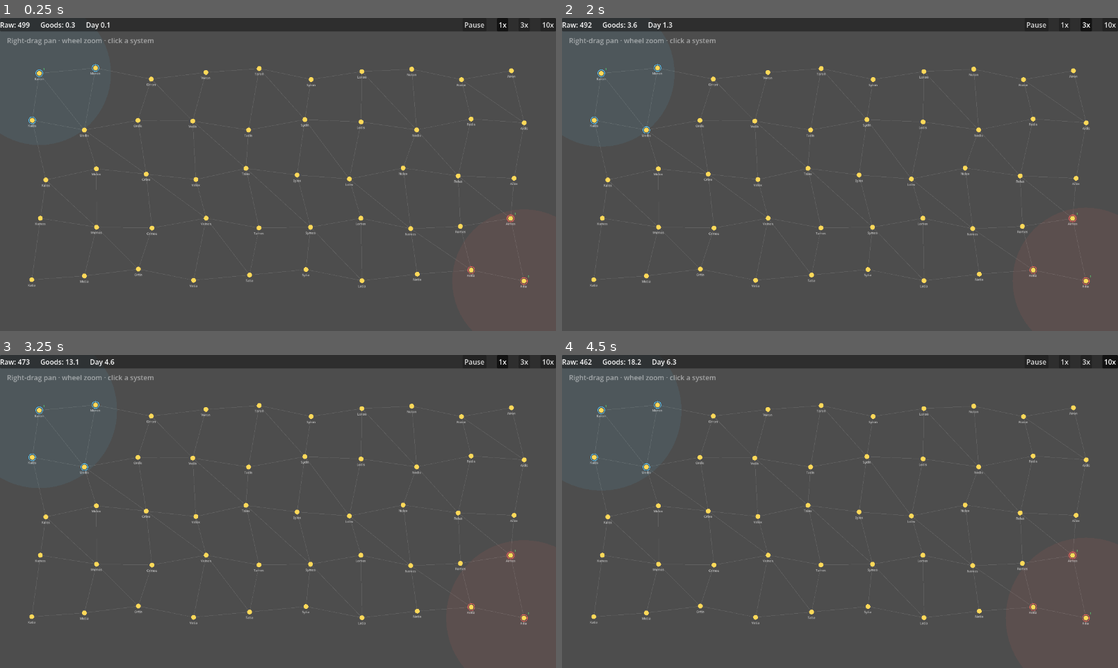
Above: before the commit, frames 1-4 (two rows, left to right).
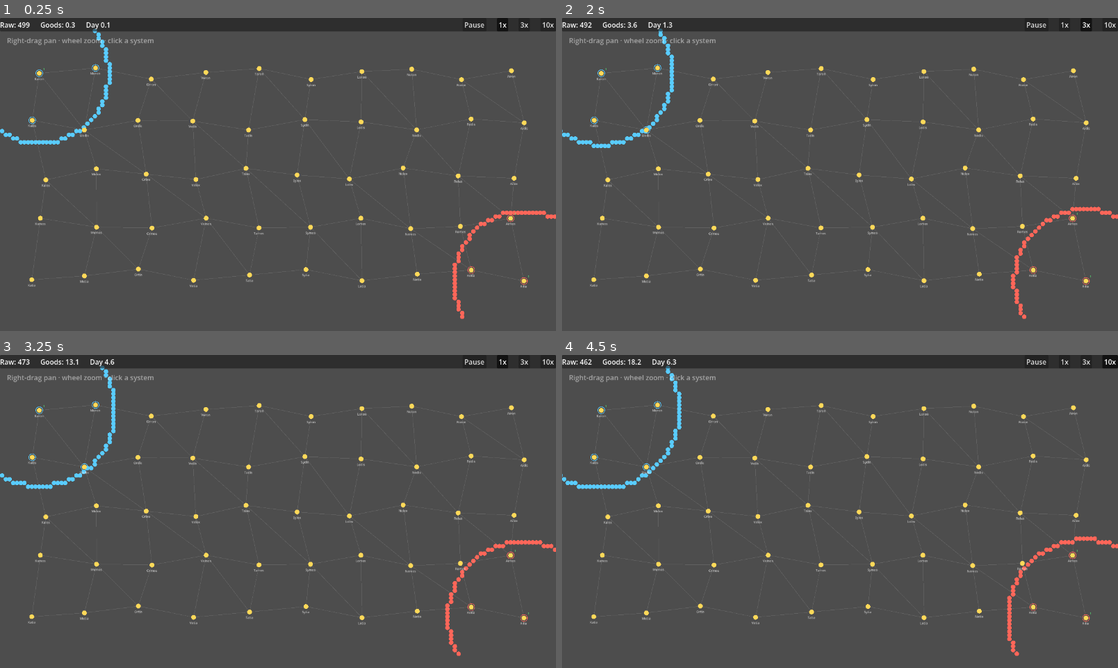
Above: after the commit, the same moments.

Repository: evyatarmitz/reach
Game: Godot game, scene res://game/main.tscn
The game is run twice, just before and just after one commit, with the same random seed, the same clock (stepped at 60 frames per second) and the same inputs.
Inputs:
- Up to frame 1 (0.25 s): no input
- Up to frame 2 (2 s): click "1x" at 0.5 s; click "3x" at 1.25 s
- Up to frame 3 (3.25 s): click "10x" at 2 s; click "1x" at 2.75 s
- Up to frame 4 (4.5 s): click "3x" at 3.5 s; click "10x" at 4.25 s

The runs differ from the first frame. In frame 1, 0.9% of the frame differs, in the area x 0-100%, y 3-97%; in frame 2, 0.9%; in frame 3, 1.0%; in frame 4, 1.0%.

Commit message:
0.8.0 - deformed influence borders (field calc + bold colored edge)
- Influence is now a sampled scalar field instead of overlapping translucent
  circles. sim.empire_claim_at(point): an empire's sources that REACH the point
  combine by influences ADD (friction/gang-up across systems), effective
  distance = influence-weighted mean; claim = i/r. sim.point_owner(point) =
  argmax empire, or -1 if no bubble reaches. Range never adds (reach-gated per
  source), so non-overlapping bubbles leave neutral space and only overlapping
  ones form a border; the boundary sits at r1/r2 = i1/i2. Within-system
  non-stacking is preserved automatically (sources use system_influence = max).
- Render: main.gd samples the field on a world grid (refreshed on a 0.3s timer
  since borders drift slowly) and draws each frontier cell as a bold dot in its
  empire's colour. A hostile seam shows BOTH colours as two parallel bands
  (each empire's edge sits inside its own territory), and it deforms with the
  influence balance rather than being a straight line. Replaces the old
  translucent bubble fill.
- 71 headless tests (6 new, all pass): ratio-border ownership flip, unreachable
  = unclaimed, non-overlapping bubbles leave a neutral gap, friction raises a
  claim when a second friendly source reaches, same-system non-stacking under
  the field.
- perf: coarse CPU grid (~11k cells x 2 empires x 50 systems every 0.3s) is fine
  here; a fragment shader is the noted upgrade if it ever hitches. Edge is blocky
  at cell resolution; marching-squares smoothing is a later polish.

Diff:
--- a/desktop/game/main.gd
+++ b/desktop/game/main.gd
@@ -18,10 +18,21 @@
 const ZOOM_MIN := 0.35
 const ZOOM_MAX := 2.5
 
+# Border field: sampled on a world grid, refreshed on a timer (borders drift
+# slowly, so per-frame recompute is wasted work). Each entry is [center, color]
+# for a frontier cell — drawn as a dot at the cell's own centre so each empire's
+# edge sits inside its territory and hostile seams show BOTH colours.
+const BORDER_CELL := 14.0
+const BORDER_REFRESH := 0.3
+
 var cam: Camera2D
 var _panning := false
 var _galaxy_cam_pos := Vector2.ZERO   # persisted galaxy pan/zoom across view switches
 var _galaxy_cam_zoom := 1.0
+var _map_lo := Vector2.ZERO
+var _map_hi := Vector2.ZERO
+var _border_segments: Array = []
+var _border_timer := 0.0
 
 var raw_label: Label
 var goods_label: Label
@@ -54,6 +65,8 @@
 	for sys in sim.systems.values():
 		lo = lo.min(sys.map_pos)
 		hi = hi.max(sys.map_pos)
+	_map_lo = lo
+	_map_hi = hi
 	var vp := get_viewport_rect().size
 	var span := (hi - lo) + Vector2(240, 240)  # margin so edge systems aren't clipped
 	_galaxy_cam_pos = (lo + hi) * 0.5
@@ -70,9 +83,50 @@
 		while day_accum >= SimConstants.TICK_DAYS:
 			sim.tick(SimConstants.TICK_DAYS)
 			day_accum -= SimConstants.TICK_DAYS
+	if view_system_id == -1:
+		_border_timer -= delta
+		if _border_timer <= 0.0:
+			_border_timer = BORDER_REFRESH
+			_recompute_borders()
 	_apply_camera()
 	_refresh_ui()
 	queue_redraw()
+
+
+# Sample the influence field on a world grid and emit bold colored edges where
+# the owning empire changes — the deformed border. Blocky at cell resolution;
+# fine enough here, could be marching-squares-smoothed later.
+func _recompute_borders() -> void:
+	_border_segments.clear()
+	var lo := _map_lo - Vector2(140, 140)
+	var hi := _map_hi + Vector2(140, 140)
+	var cols := int((hi.x - lo.x) / BORDER_CELL) + 1
+	var rows := int((hi.y - lo.y) / BORDER_CELL) + 1
+	var owner := PackedInt32Array()
+	owner.resize(cols * rows)
+	for gy in rows:
+		for gx in cols:
+			owner[gy * cols + gx] = sim.point_owner(
+				Vector2(lo.x + gx * BORDER_CELL, lo.y + gy * BORDER_CELL))
+	for gy in rows:
+		for gx in cols:
+			var o := owner[gy * cols + gx]
+			if o == -1:
+				continue
+			# A frontier cell = owned, with at least one differing IN-GRID
+			# 4-neighbor (enemy or neutral). The grid edge itself is just the
+			# sampling boundary, not a border, so out-of-bounds doesn't count.
+			# Record its own centre in its own colour, so a hostile seam becomes
+			# two parallel colour bands, one per empire.
+			var frontier := \
+				(gx + 1 < cols and owner[gy * cols + gx + 1] != o) or \
+				(gx - 1 >= 0 and owner[gy * cols + gx - 1] != o) or \
+				(gy + 1 < rows and owner[(gy + 1) * cols + gx] != o) or \
+				(gy - 1 >= 0 and owner[(gy - 1) * cols + gx] != o)
+			if frontier:
+				_border_segments.append([
+					Vector2(lo.x + gx * BORDER_CELL, lo.y + gy * BORDER_CELL),
+					sim.empires[o].color])
 
 
 # Galaxy view: free pan/zoom (persisted). System view: locked so SYSTEM_CENTER
@@ -149,14 +203,10 @@
 
 func _draw_galaxy() -> void:
 	var font := ThemeDB.fallback_font
-	# Influence bubbles first, under everything else.
-	for sys in sim.systems.values():
-		for e in sim.empires.values():
-			var reach: float = sim.influence_reach(sys.id, e.id)
-			if reach > 0.0:
-				var fill: Color = e.color
-				fill.a = 0.08
-				draw_circle(sys.map_pos, reach, fill)
+	# Deformed influence borders (bold, in each empire's colour), under the rest.
+	# Dots at frontier-cell centres; adjacent cells overlap into a solid edge.
+	for seg in _border_segments:
+		draw_circle(seg[0], BORDER_CELL * 0.6, seg[1])
 	for lane in sim.lanes:
 		draw_line(sim.systems[lane[0]].map_pos, sim.systems[lane[1]].map_pos,
 			Color(1, 1, 1, 0.13), 1.5)
@@ -332,6 +382,7 @@
 	speed_idx = 0
 	for i in 3000:  # 300 days
 		sim.tick(SimConstants.TICK_DAYS)
+	_recompute_borders()
 	await RenderingServer.frame_post_draw
 	await RenderingServer.frame_post_draw
 	get_viewport().get_texture().get_image().save_png("user://autoshot_galaxy.png")
--- a/desktop/sim/sim.gd
+++ b/desktop/sim/sim.gd
@@ -215,6 +215,49 @@
 	return system_owner(system_id) == empire_id
 
 
+# --- influence field (deformed borders) --------------------------------------
+# The border between empires is the boundary of a scalar field, sampled by the
+# renderer. At any world point, an empire's claim combines its sources that
+# REACH the point: influences ADD (friction/gang-up across systems) while the
+# effective distance is their influence-weighted mean. Range never adds — a
+# source only contributes within its own reach A2*i, so non-overlapping bubbles
+# leave neutral space between them and only overlapping ones form a border.
+# Within a system, sources are already collapsed to the max (system_influence),
+# so same-system colonies don't stack; only different systems add.
+func empire_claim_at(pos: Vector2, empire_id: int) -> float:
+	var sum_i := 0.0
+	var sum_ri := 0.0
+	for sys in systems.values():
+		var inf := system_influence(sys.id, empire_id)
+		if inf <= 0.0:
+			continue
+		var d := pos.distance_to(sys.map_pos)
+		if d > SimConstants.BORDER_A2 * inf:   # reach-gated: bubble radius
+			continue
+		sum_i += inf
+		sum_ri += d * inf
+	if sum_i <= 0.0:
+		return 0.0
+	var r_comb := sum_ri / sum_i
+	if r_comb <= 0.0:
+		return INF   # exactly on a source
+	return sum_i / r_comb
+
+
+# Which empire holds a world point (-1 if none reaches it). Free space in reach
+# of a single empire is claimed; where two overlap, the stronger combined claim
+# wins and the boundary sits at r1/r2 = i1/i2.
+func point_owner(pos: Vector2) -> int:
+	var best := -1
+	var best_claim := 0.0
+	for e in empires.values():
+		var c := empire_claim_at(pos, e.id)
+		if c > best_claim:
+			best_claim = c
+			best = e.id
+	return best
+
+
 # --- neighbor bonus (vision.md: cluster-across-systems) ----------------------
 
 # Growth multiplier for a colony from same-empire established centers in OTHER
--- a/desktop/tests/run_tests.gd
+++ b/desktop/tests/run_tests.gd
@@ -52,6 +52,7 @@
 	_test_influence_nonstacking()
 	_test_influence_gating()
 	_test_border_contest()
+	_test_influence_field()
 	_test_neighbor_bonus()
 	_test_ai_rival()
 	_test_mining()
@@ -197,6 +198,55 @@
 
 # Build a fresh empire with a subject colony in system A and configurable
 # established centers in other systems, all with unlimited supply.
+func _test_influence_field() -> void:
+	# Two hostile single sources positioned so their bubbles overlap.
+	# E1 at (0,0) i=200 reach=360; E2 at (300,0) i=100 reach=180. Overlap x in
+	# [120,360]; ratio border r1/r2=i1/i2=2 → x=200 on the connecting line.
+	var sim := Sim.new()
+	var e1 := sim.add_empire("A", Color.RED)
+	var e2 := sim.add_empire("B", Color.BLUE)
+	var sa := sim.add_system("A")
+	sa.map_pos = Vector2.ZERO
+	sim.inject_colony(e1.id, sim.add_planet(sa.id, "a").id, 200.0, true)
+	var sb := sim.add_system("B")
+	sb.map_pos = Vector2(300, 0)
+	sim.inject_colony(e2.id, sim.add_planet(sb.id, "b").id, 100.0, true)
+	check(sim.point_owner(Vector2(150, 0)) == e1.id,
+		"field: point left of the ratio border belongs to the stronger empire")
+	check(sim.point_owner(Vector2(250, 0)) == e2.id,
+		"field: point right of the ratio border belongs to the weaker empire")
+	check(sim.point_owner(Vector2(5000, 0)) == -1,
+		"field: point beyond every bubble's reach is unclaimed")
+	# Non-overlapping bubbles leave neutral space between (range never adds).
+	var sim2 := Sim.new()
+	var f1 := sim2.add_empire("A", Color.RED)
+	var f2 := sim2.add_empire("B", Color.BLUE)
+	var s1 := sim2.add_system("A")
+	s1.map_pos = Vector2.ZERO
+	sim2.inject_colony(f1.id, sim2.add_planet(s1.id, "a").id, 50.0, true)  # reach 90
+	var s2 := sim2.add_system("B")
+	s2.map_pos = Vector2(300, 0)
+	sim2.inject_colony(f2.id, sim2.add_planet(s2.id, "b").id, 50.0, true)  # reach 90
+	check(sim2.point_owner(Vector2(150, 0)) == -1,
+		"field: gap between non-overlapping bubbles is neutral (range never adds)")
+
+	# Friction adds: a second friendly source that also reaches a point strictly
+	# raises that empire's claim there (pushing the border).
+	var claim_one: float = sim.empire_claim_at(Vector2(200, 0), e1.id)
+	var sc := sim.add_system("C")
+	sc.map_pos = Vector2(0, 120)
+	sim.inject_colony(e1.id, sim.add_planet(sc.id, "c").id, 200.0, true)
+	check(sim.empire_claim_at(Vector2(200, 0), e1.id) > claim_one,
+		"field: a second reaching friendly source adds friction (higher claim)")
+
+	# Within-system non-stacking still holds under the field: a weaker
+	# same-system colony changes nothing; a stronger one raises the claim.
+	var base: float = sim.empire_claim_at(Vector2(150, 0), e1.id)
+	sim.inject_colony(e1.id, sim.add_planet(sa.id, "a2").id, 100.0, true)
+	check(is_equal_approx(sim.empire_claim_at(Vector2(150, 0), e1.id), base),
+		"field: same-system colonies don't stack (max, not sum)")
+
+
 func _neighbor_rig() -> Dictionary:
 	var sim := Sim.new()
 	var e := sim.add_empire("N", Color.WHITE)
